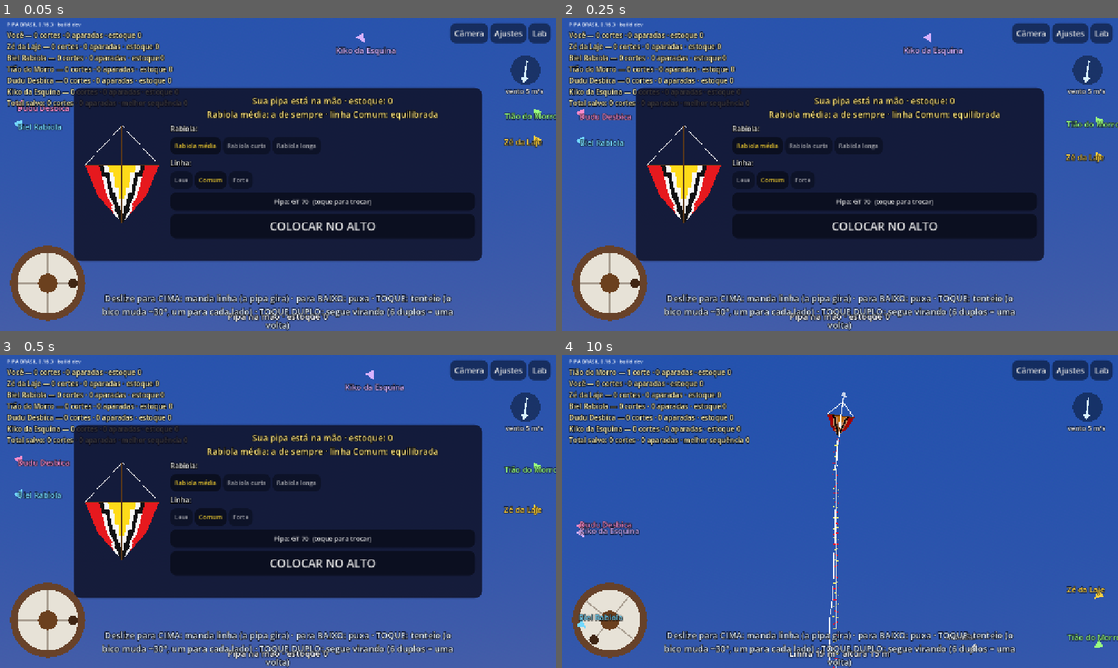
Above: before the commit, frames 1-4 (two rows, left to right).
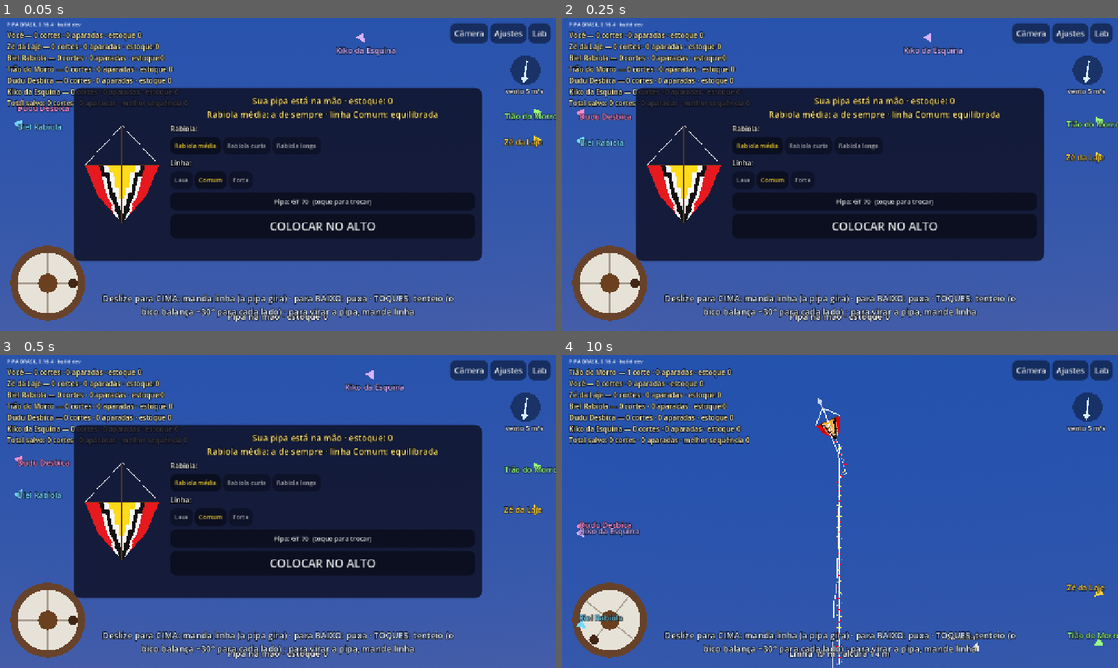
Above: after the commit, the same moments.

Repository: lucaskaeller201-ui/Pipa-Brasil
Game: Godot game, scene res://scenes/main/main.tscn
Same seed, same stepped clock (60 frames per second), same inputs: the game is played once before the commit and once after it.
Inputs (mouse positions are in pixels of both pictures, inside the frame that each line leads up to):
- Up to frame 1 (0.05 s): no input
- Up to frame 2 (0.25 s): no input
- Up to frame 3 (0.5 s): no input
- Up to frame 4 (10 s): tap Enter at 0.5 s; move the mouse to (962, 495) at 0.52 s; hold Right 0.53-1.25 s; tap Z every 3 s from 0.6 to 9.6 s; click (962, 495) at 0.67 s; tap Space every 3 s from 0.77 to 9.77 s; drag from (728, 527) to (812, 574) at 1.27 s; move the mouse to (895, 442) at 2.02 s; hold Right 2.03-2.75 s; tap Q at 2.1, 5.1, 8.1 s; drag from (812, 574) to (673, 464) at 2.77 s; move the mouse to (1006, 558) at 3.52 s; hold A 3.53-4.25 s; drag from (673, 464) to (756, 433) at 4.27 s; move the mouse to (867, 511) at 5.02 s; hold S 5.03-5.75 s; click (867, 511) at 5.17 s; drag from (756, 433) to (728, 527) at 5.77 s; move the mouse to (962, 495) at 6.52 s; hold W 6.53-7.25 s; drag from (728, 527) to (812, 574) at 7.27 s; move the mouse to (895, 442) at 8.02 s; hold S 8.03-8.75 s; drag from (812, 574) to (673, 464) at 8.77 s; move the mouse to (1006, 558) at 9.52 s; hold W from 9.53 s (still down); click (1006, 558) at 9.67 s

The runs differ from the first frame. In frame 1, 2.6% of the frame differs, in the area x 9-82%, y 1-100%; in frame 2, 2.6%; in frame 3, 2.6%; in frame 4, 4.1%, in the area x 2-100%, y 1-100%.

Commit message:
0.16.4: tenteio balança o bico em volta da direção, sem rodar (D-049)
Co-Authored-By: Claude Opus 5.5 <noreply@anthropic.com>
Claude-Session: https://claude.ai/code/session_01VcBVPpGPHbKMkWY2F5CwiY

Diff:
--- a/game/match/livre.gd
+++ b/game/match/livre.gd
@@ -62,12 +62,9 @@
 var _ultimo_lado := 1.0         # lado do último tenteio
 var _pendente := -1.0           # instante de um toque esperando para ver se vira duplo
 var _sentido := -1.0            # sentido do giro do último tenteio (+1/-1)
-## Tenteio (D-047), como o Lucas explicou do Pipa Combate:
-## - toque simples: o bico muda uns 30°, cada toque para um lado (desbica
-##   da esquerda para a direita); toques simples, mesmo rápidos, NÃO rodam;
-## - toque DUPLO (dois toques bem rápidos): o bico segue 60° no mesmo
-##   sentido do último tenteio — assim leva o bico para baixo ou para qualquer
-##   lado; 6 toques duplos seguidos = uma volta.
+## Tenteio (D-049): cada toque balança o bico ~30° para um lado e o próximo
+## para o outro, em volta da direção em que a pipa estava. Tocar rápido não
+## faz a pipa rodar. Rodar / virar a pipa para outra direção: mandar linha.
 const TOQUE_DUPLO_S := 0.22     ## s entre os dois toques do toque duplo
 @export var graus_por_toque := 30.0
 
@@ -317,22 +314,13 @@
 
 ## Tenteio pelo toque (D-041).
 func _tentear() -> void:
-	var agora := Time.get_ticks_msec() / 1000.0
-	if _pendente >= 0.0 and agora - _pendente < TOQUE_DUPLO_S:
-		# toque duplo: segue no mesmo sentido, dois passos
-		_pendente = -1.0
-		_desbicar(_sentido, _sentido, 2.0)
-	else:
-		_pendente = agora   # espera um instante para ver se vem o 2º toque
-
-
-## Toque simples confirmado (não veio o 2º toque): troca de lado, um passo.
-func _ver_toque_pendente() -> void:
-	if _pendente < 0.0 or Time.get_ticks_msec() / 1000.0 - _pendente < TOQUE_DUPLO_S:
-		return
-	_pendente = -1.0
+	# cada toque: o bico vai ~30° para o outro lado (na hora, sem esperar)
 	_sentido = -_sentido
 	_desbicar(_sentido, _sentido, 1.0)
+
+
+func _ver_toque_pendente() -> void:
+	pass
 
 
 func _desbicar(lado: float, sentido := 0.0, escala := 1.0) -> void:
@@ -506,7 +494,7 @@
 	_banner.add_theme_constant_override("outline_size", 12)
 	_banner.visible = false
 	_dica = _rotulo(raiz, 20, Color(0.9, 0.95, 1.0), HORIZONTAL_ALIGNMENT_CENTER)
-	_dica.text = "Deslize para CIMA: manda linha (a pipa gira) · para BAIXO: puxa · TOQUE: tenteio (o bico muda ~30°, um para cada lado) · TOQUE DUPLO: segue virando (6 duplos = uma volta)"
+	_dica.text = "Deslize para CIMA: manda linha (a pipa gira) · para BAIXO: puxa · TOQUES: tenteio (o bico balança ~30° para cada lado) · para virar a pipa, mande linha"
 	_dica.set_anchors_preset(Control.PRESET_CENTER_BOTTOM)
 	_dica.offset_left = -420.0
 	_dica.offset_right = 420.0
--- a/project.godot
+++ b/project.godot
@@ -7,7 +7,7 @@
 
 config/name="PIPA BRASIL"
 config/description="Simulador brasileiro de pipas em 3D"
-config/version="0.16.3"
+config/version="0.16.4"
 run/main_scene="res://scenes/main/main.tscn"
 config/features=PackedStringArray("4.7", "Mobile")
 config/icon="res://icon.svg"
--- a/sim/kite/kite_body.gd
+++ b/sim/kite/kite_body.gd
@@ -46,6 +46,7 @@
 const LUNGE_KICK := 4.0         ## m/s de tranco na hora da largada
 const MURCHA_MAX_DEG := 20.0    ## tenteio: um lado da pipa "murcha" (inclina)
 var _tenteio_ativo := false ## o bico está seguindo o ângulo-alvo do tenteio
+var _tenteio_base := 0.0    ## direção do bico quando o tenteio começou (rad)
 var _kick_prev := false
 const KICK_HOLD := 1.5 ## s: depois do último toque o bico fica onde parou
 var _spin_controlado := false
@@ -270,8 +271,13 @@
 				# Tenteio (D-041): cada toque soma um passo fixo ao ângulo-alvo
 				# do bico; o bico vai até lá suave e para exato (sem passar).
 				if not _kick_prev:
-					var base := _hold_ang if _tenteio_ativo else _nose_ang(nn)
-					_hold_ang = wrapf(base - kick_sign * kick_scale * deg_to_rad(d.spin_kick_rate_deg), -PI, PI)
+					# Tenteio (D-049): o bico balança ~30° para um lado e para o
+					# outro EM VOLTA da direção em que estava — nunca acumula, então
+					# tocar rápido não faz a pipa rodar. Para virar a pipa toda,
+					# manda linha (ela gira) e tenteia na direção nova.
+					if not _tenteio_ativo:
+						_tenteio_base = _nose_ang(nn)
+					_hold_ang = wrapf(_tenteio_base - kick_sign * kick_scale * deg_to_rad(d.spin_kick_rate_deg), -PI, PI)
 					_tenteio_ativo = true
 			SpinMode.SPIN_LOCK:
 				novo = 0.0   # puxando: trava seca, o bico fica onde está (D-033)
--- a/tests/scenarios/test_pipa_rio.gd
+++ b/tests/scenarios/test_pipa_rio.gd
@@ -127,7 +127,7 @@
 	print("      [tenteio] bico %.0f° → (direita) %.0f° → (esquerda) %.0f° → (esquerda) %.0f°; parado 1 s: %.0f°; linha %.1f → %.1f m" % [b0, b1, b2, b3, b4, l0, f.line_length()])
 	assert_true(_dif(b1, b0) > 25.0 and _dif(b1, b0) < 50.0, "toque para a direita: pulo firme (%.0f°)" % _dif(b1, b0))
 	assert_true(_dif(b2, b1) < -10.0, "toque para a esquerda: pulo para o outro lado (%.0f°)" % _dif(b2, b1))
-	assert_true(_dif(b3, b2) < -5.0, "outro para a esquerda: mais um pouco")
+	assert_true(absf(_dif(b3, b2)) < 12.0, "outro para a esquerda: fica do lado esquerdo, não acumula (D-049)")
 	assert_true(absf(_dif(b_pausa, b3)) < 15.0, "logo depois do toque, o bico fica onde foi (%.0f° → %.0f°)" % [b3, b_pausa])
 	assert_true(absf(b4) < absf(b_pausa) - 4.0, "parando um tempo, o vento vai trazendo o bico para cima (%.0f° → %.0f°)" % [b_pausa, b4])
 	assert_true(absf(f.line_length() - l0) < 0.5, "o tenteio não puxa nem solta linha de verdade")
@@ -216,41 +216,27 @@
 
 ## D-041: cada toque gira um passo (36°) e para exato; 10 toques no mesmo
 ## sentido dão a volta num círculo curto.
-func test_seis_toques_duplos_dao_a_volta_e_cada_toque_para_exato() -> void:
-	var w := _voo()
-	var f: Flyer = w.flyers[0]
-	var giro := 0.0
-	var antes := f.nose_angle_deg()
-	var maximo := 0.0
-	var p0 := f.kite.position
-	var longe := 0.0
-	for k in 6:
-		f.input.kick_spin = 1.0
-		f.input.kick_scale = 2.0   # toque duplo: 60° no mesmo sentido (D-047)
+func test_tocar_rapido_tenteia_e_nao_roda() -> void:
+	# D-049: dez toques rápidos (um para cada lado): o bico balança em volta
+	# da direção em que estava, sem rodar.
+	var w := _voo()
+	var f: Flyer = w.flyers[0]
+	var b0 := f.nose_angle_deg()
+	var maior := 0.0
+	var lado := 1.0
+	for k in 10:
+		f.input.kick_spin = lado
 		f.pilot.trigger(Pilot.Impulse.DESBICAR_LADO, w.time)
-		for i in roundi(0.3 / DT):
+		lado = -lado
+		for i in roundi(0.15 / DT):
 			w.step(DT)
-			var agora := f.nose_angle_deg()
-			giro += wrapf(agora - antes, -180.0, 180.0)
-			antes = agora
-			maximo = maxf(maximo, absf(giro))
-			longe = maxf(longe, f.kite.position.distance_to(p0))
-	for i in roundi(0.6 / DT):
-		w.step(DT)
-		var agora := f.nose_angle_deg()
-		giro += wrapf(agora - antes, -180.0, 180.0)
-		antes = agora
-		maximo = maxf(maximo, absf(giro))
+			maior = maxf(maior, absf(_dif(f.nose_angle_deg(), b0)))
 	f.input.kick_spin = 0.0
-	f.input.kick_scale = 1.0
-	print("      [volta] 6 toques duplos: bico girou %.0f° (máximo %.0f°); a pipa se afastou até %.1f m do lugar" % [giro, maximo, longe])
-	assert_true(absf(giro) >= 320.0 and absf(giro) <= 400.0, "6 toques duplos = uma volta (%.0f°)" % giro)
-	assert_true(maximo - absf(giro) < 8.0, "para exato, sem passar do ponto")
-	assert_true(longe < 18.0, "a volta é um círculo curto (%.1f m)" % longe)
+	print("      [tenteio rápido] 10 toques: o bico saiu no máximo %.0f° da direção" % maior)
+	assert_true(maior > 15.0, "o bico balança")
+	assert_true(maior < 60.0, "não roda (%.0f°)" % maior)
 	assert_true(w.is_finite_state())
 
-
-## D-042: no tenteio um lado da pipa murcha (ela inclina para o lado da curva).
 func test_tenteio_murcha_um_lado() -> void:
 	var w := _voo()
 	var f: Flyer = w.flyers[0]
Not shown, changed: export_presets.cfg
Not shown, changed: docs/changelog.md
Not shown, changed: docs/decisoes.md
Not shown, changed: docs/progresso.md
